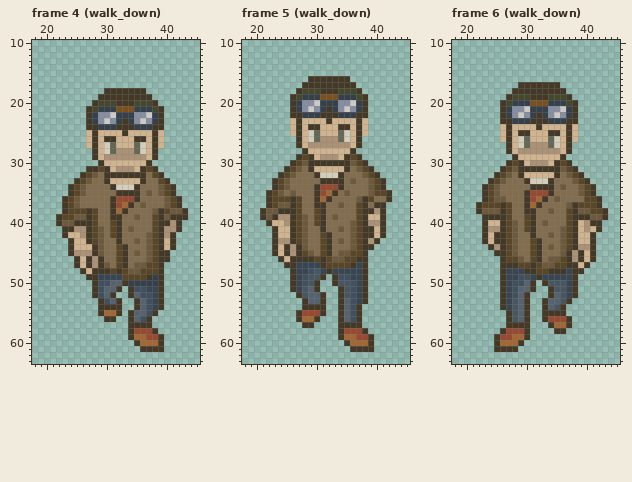
File history of a pixel-art file, Assets/Sprites/Ase/character.aseprite. Above, as it was before the edit.
64x64 pixels, 65 frames. Shown: frame 4 (walk_down): x 18..45, y 10..63; frame 5 (walk_down): x 18..45, y 10..63; frame 6 (walk_down): x 18..45, y 10..63. The commit also changed other frames, which this record leaves out.
And afterwards:
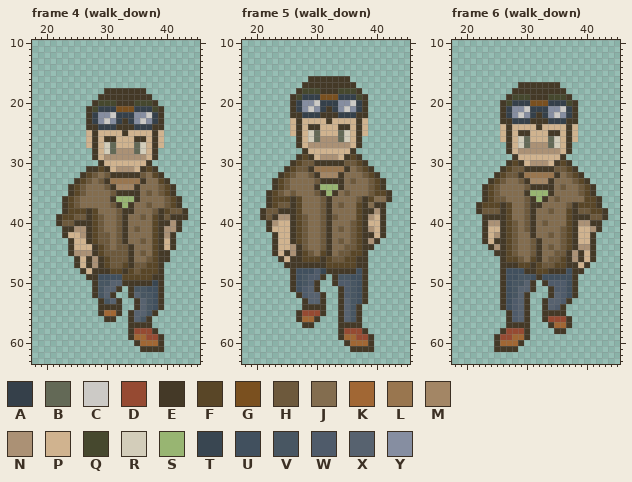
Palette (. is transparent): A #35404a  B #636956  C #cccac6  D #964a32  E #443927  F #594627  G #7a501f  H #6d593c  J #836d4f  K #a16734  L #99764f  M #a38665  N #ab9175  P #d0b38f  Q #46482e  R #d3cdba  S #98b572  T #394651  U #41505e  V #485662  W #4f5b6a  X #57626f  Y #868ea1
From old to new:
Changed rows in their new state; - is an unchanged pixel.
Frame 4 (walk_down):
first column x 29:
32 -H-----H--
33 H-LLLLL---
34 -H-MMM----
35 --H-------
36 ---SSS----
37 --HES--JH-
38 --JH-E----
39 H-JHE-JH--
40 H-JHE-----
41 --JHEJH---
42 -HJHE---J-
43 -H-HE-JHJ-
44 FH-HHE--J-
45 FHHHHEJHJ-
46 -FHHHE----
47 -FHHFE----
48 ---FEF----
49 UUUU----FE
50 VV---EEEET
51 V-----VVUU
52 V------VVU
53 -V------VU
54 --------VU
55 --------V-
56 -------V--
Frame 5 (walk_down):
first column x 22:
30 -------H-----H-----
31 ------H-LLLLL------
32 -------H-MMM-------
33 --------H----------
34 ---------SSS-------
35 --------HES--------
36 --------JH---------
37 --------JHE--------
38 --------JHE--------
39 --------JHE------N-
40 -N-P----JHE------PP
41 EP-------HE------N-
42 ---------H---------
43 --PP-----H---------
44 ---P-----H---H-----
46 ------FF-----------
47 -----EEEE-----FE---
48 -----UU-W--EEEEU---
49 -----UVWW---VVUU---
50 -----UVW----WWVU---
51 -----UW------WVU---
52 ------W------WVU---
53 --------------VU---
54 --------------V----
55 --------------V----
56 --------------V----
Frame 6 (walk_down):
first column x 24:
31 -----H-----H------
32 ----H-LLLLL-------
33 -----H-MMM--------
34 ------H-----------
35 -------SSS--------
36 ------HES---------
37 ------HE----------
38 ------H-----------
39 ------H-----------
40 NN----H--------N--
41 PP----H---------PN
42 -N----------------
43 -------H----------
44 -------H----------
45 -------H---H------
48 ---UUU-------U----
49 ---UUVVU-UUUUU----
50 ---UVV----WWWU----
51 ---UV------WWU----
52 ---UV-------WU----
53 ---UW-------W-----
54 ---UW------W------
55 ----W-------------
56 ----W-------------
Boxes around the changes in both pictures, in picture pixels (x1, y1, x2, y2):
changed: (98, 172, 158, 322)
changed: (266, 160, 362, 322)
changed: (368, 214, 380, 232)
changed: (506, 166, 572, 322)
changed: (488, 220, 500, 238)
changed: (578, 220, 596, 232)
